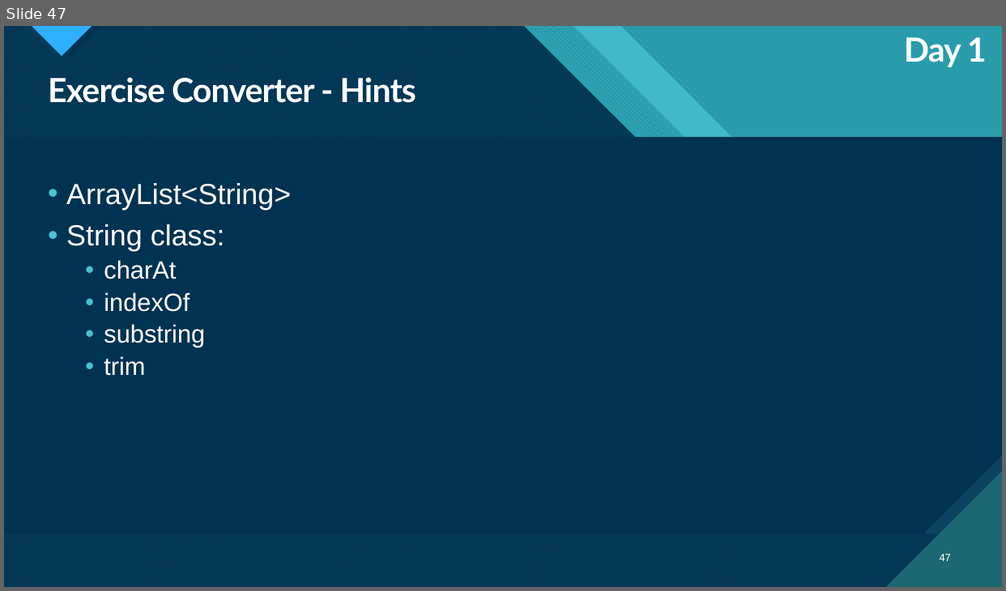
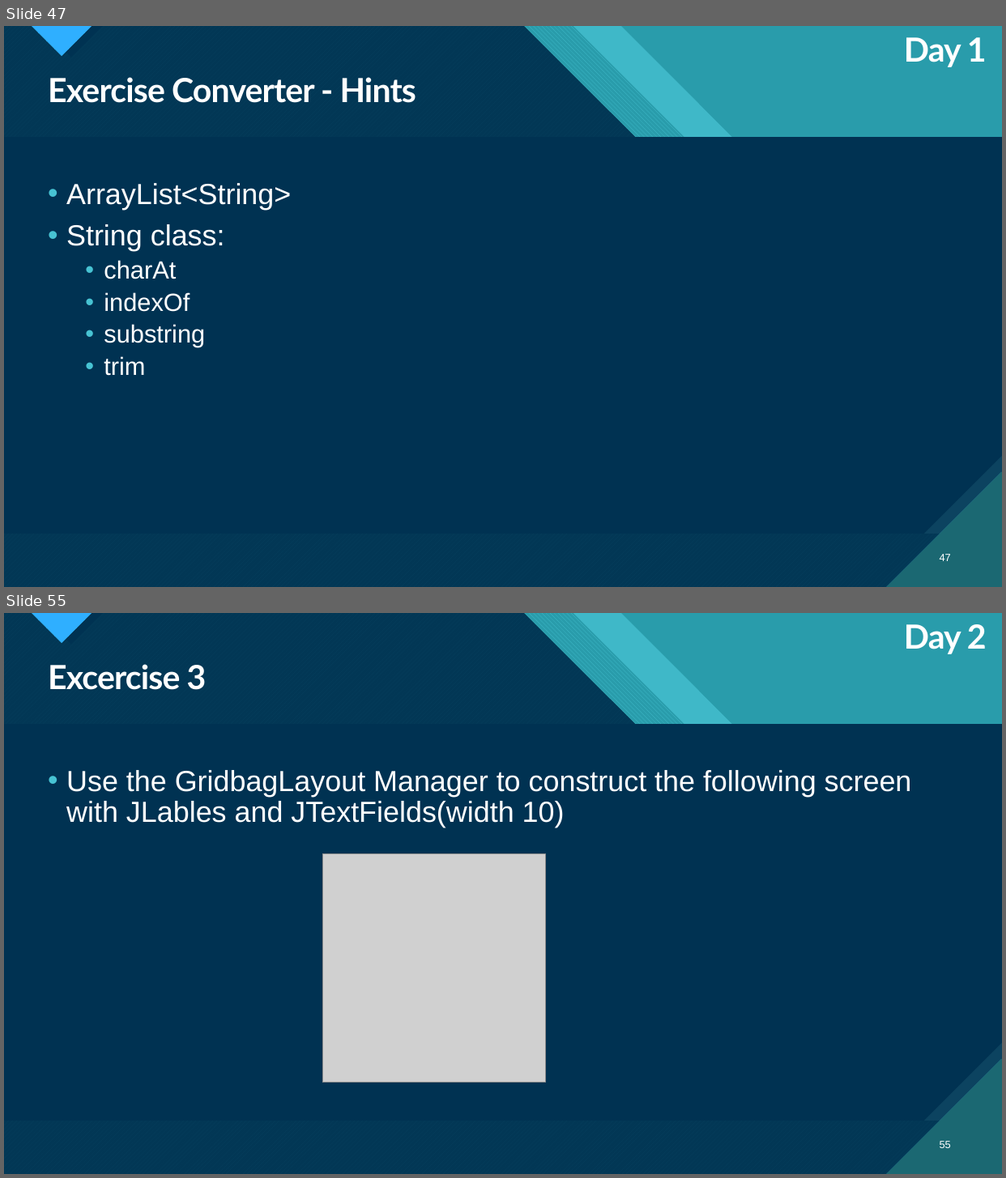
Before and after one commit to kwerling-MM/HHZ_SoSe2023_Praxis_Java, a slide deck: HHZ Java 20230425.pptx. Shown one above the other, each under a label of ours: slide 47 before the commit, slides 47 and 55 after it; the slides between them are not shown. The pictures are 1006x591 and 1006x1178 pixels, drawn with LibreOffice and Linux fonts; fonts in the diff are those of the drawing; grey boxes stand for pictures. Boxes give left, top, right and bottom in pixels: in the first picture for what was removed or moved away, otherwise in the second. Text is boxed around its words. In the diff, an @@ line names an element or a change of style, - is before the commit and + after.

```diff
--- a/HHZ Java 20230425.pptx
+++ b/HHZ Java 20230425.pptx
@@ slide 55 added at [4, 613, 1002, 1174], background #47C3D3; not listed: 18 template elements that a slide beside it also shows @@
@@ text added at [904, 624, 987, 654], 32 pt, text #FFFFFF, bold @@
+Day 2
@@ title added at [48, 664, 206, 690], 32 pt, text #FFFFFF, bold @@
+Excercise 3
@@ text added at [66, 770, 912, 828], 28 pt, text #FFFFFF @@
+• Use the GridbagLayout Manager to construct the following screen with JLables and JTextFields(width 10)
@@ picture added at [322, 854, 545, 1082] @@
@@ page number added at [940, 1141, 951, 1148], 10 pt, text #FFFFFF @@
+55
```
Also in this commit, not shown: 23 other slides added.
